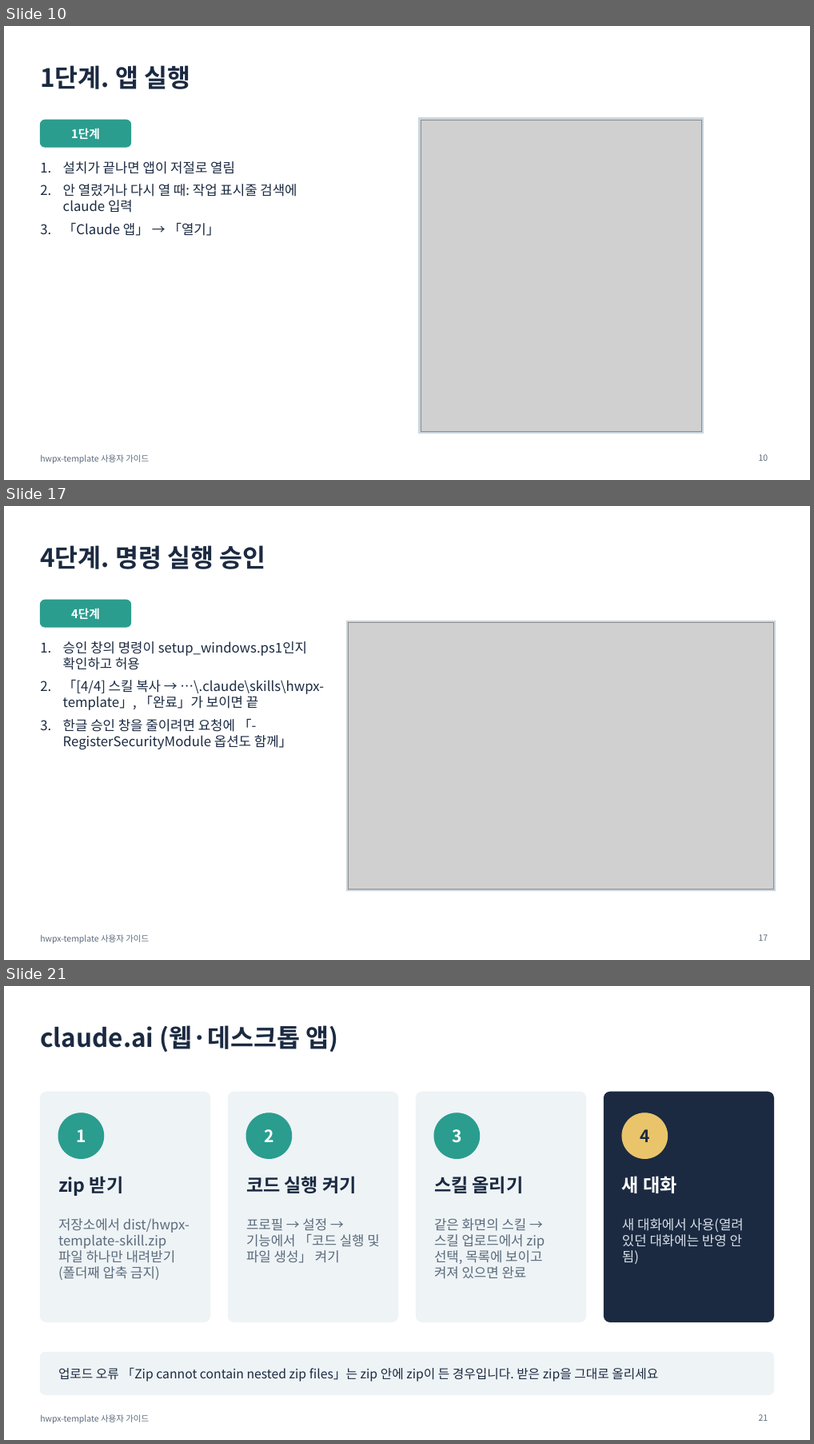
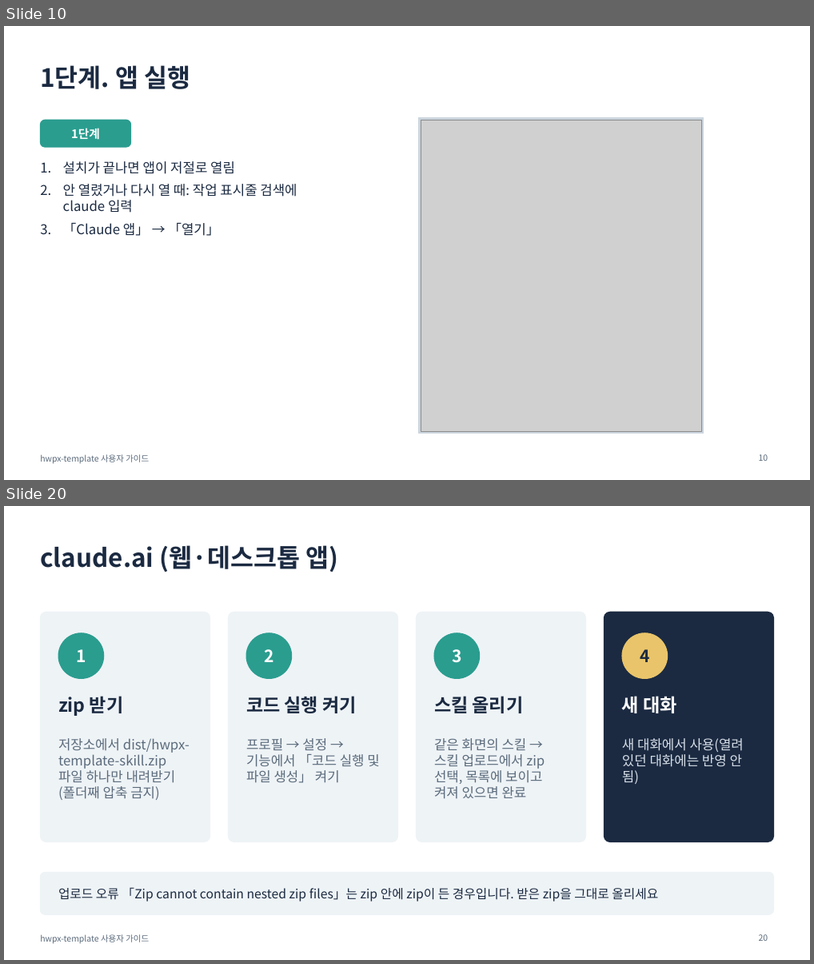
Before and after one commit to emilyJ7/hwpx-template-public, a slide deck: docs/사용자가이드.pptx. Shown one above the other, each under a label of ours: slides 10, 17 and 21 before the commit, slides 10 and 20 after it; the slides between them are not shown. The pictures are 814x1444 and 814x964 pixels, drawn with LibreOffice and Linux fonts; fonts in the diff are those of the drawing; grey boxes stand for pictures. Boxes give left, top, right and bottom in pixels: in the first picture for what was removed or moved away, otherwise in the second. Text is boxed around its words. In the diff, an @@ line names an element or a change of style, - is before the commit and + after.

```diff
--- a/docs/사용자가이드.pptx
+++ b/docs/사용자가이드.pptx
@@ slide 17 removed at bbox=[4, 506, 810, 960], background #FFFFFF; not listed: 1 template element that a slide beside it also shows @@
@@ title removed at bbox=[40, 545, 266, 569] @@
-4단계. 명령 실행 승인
@@ rounded rectangle removed at bbox=[40, 600, 131, 627] @@
@@ text removed at bbox=[71, 608, 100, 620] @@
-4단계
@@ rectangle removed at bbox=[347, 621, 776, 891] @@
@@ picture removed at bbox=[349, 623, 774, 889] @@
@@ text removed at bbox=[63, 641, 324, 749] @@
-1. 승인 창의 명령이 setup_windows.ps1인지 확인하고 허용
-2. 「[4/4] 스킬 복사 → …\.claude\skills\hwpx-template」, 「완료」가 보이면 끝
-3. 한글 승인 창을 줄이려면 요청에 「-RegisterSecurityModule 옵션도 함께」
@@ page number removed at bbox=[759, 934, 769, 940] @@
-17
@@ what was slide 21 is now slide 20 @@
@@ page number at bbox=[759, 934, 769, 940]: text changed @@
-21
+20
```
Also in this commit, not shown: 9 slides changed, 2 slides added, 2 other slides removed, 26 other files.
